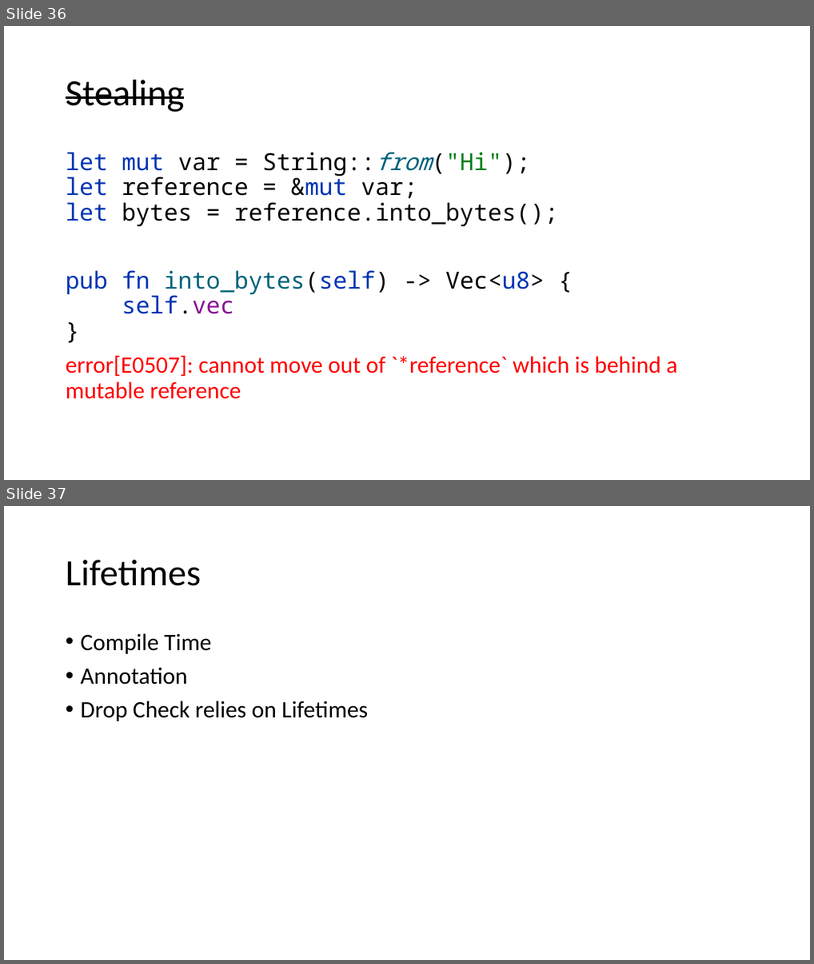
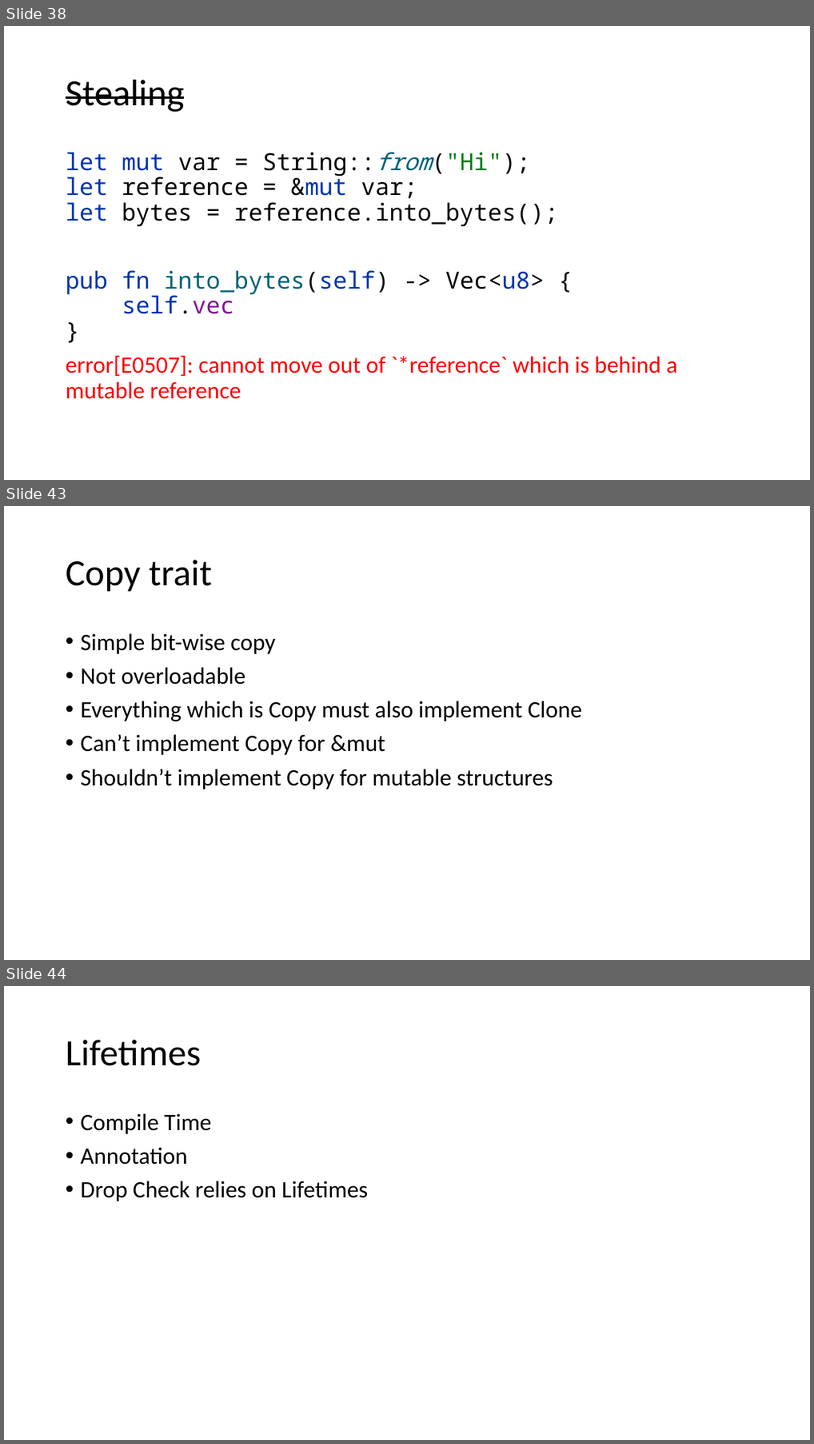
Before and after one commit to kugushev/course-rust-basics, a slide deck: src/02-Ownership/02-Ownership.pptx. Shown one above the other, each under a label of ours: slides 36 and 37 before the commit, slides 38, 43 and 44 after it; the slides between them are not shown. The pictures are 814x964 and 814x1444 pixels, drawn with LibreOffice and Linux fonts; fonts in the diff are those of the drawing. Boxes give left, top, right and bottom in pixels: in the first picture for what was removed or moved away, otherwise in the second. Text is boxed around its words. In the diff, an @@ line names an element or a change of style, - is before the commit and + after.

```diff
--- a/src/02-Ownership/02-Ownership.pptx
+++ b/src/02-Ownership/02-Ownership.pptx
@@ slide 43 added at <box>4,506,810,960</box>, background #FFFFFF @@
@@ title added at <box>66,560,212,592</box>, 44 pt, text #000000 @@
+Copy trait
@@ text added at <box>81,633,582,789</box>, 28 pt, text #000000 @@
+• Simple bit-wise copy
+• Not overloadable
+• Everything which is Copy must also implement Clone
+• Can’t implement Copy for &mut
+• Shouldn’t implement Copy for mutable structures
@@ what was slide 36 is now slide 38 @@
@@ what was slide 37 is now slide 44 @@
```
Also in this commit, not shown: 11 other slides added.
